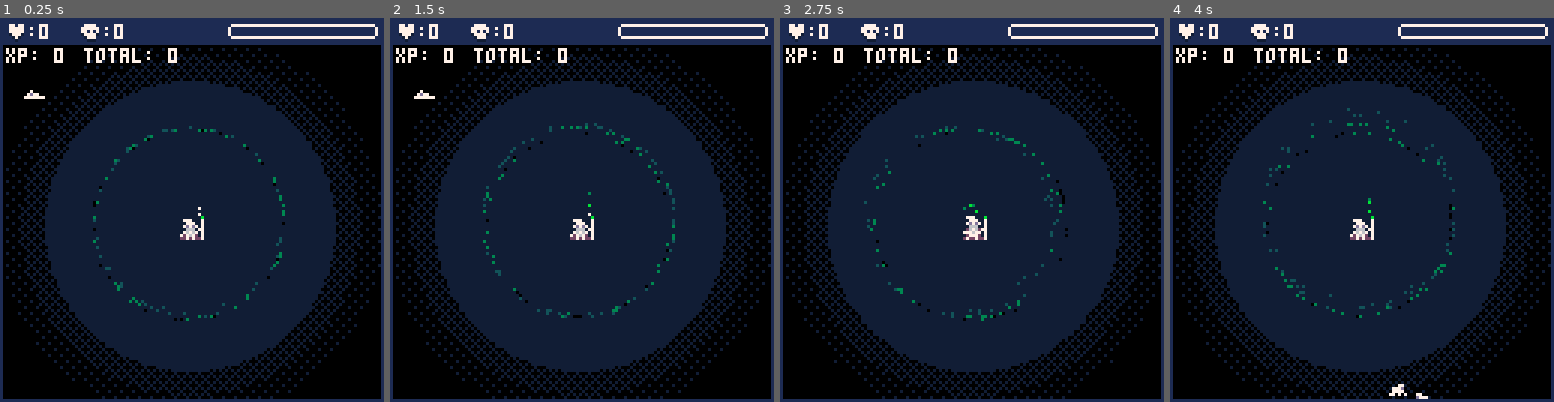
Above: before the commit, frames 1-4 (left to right).
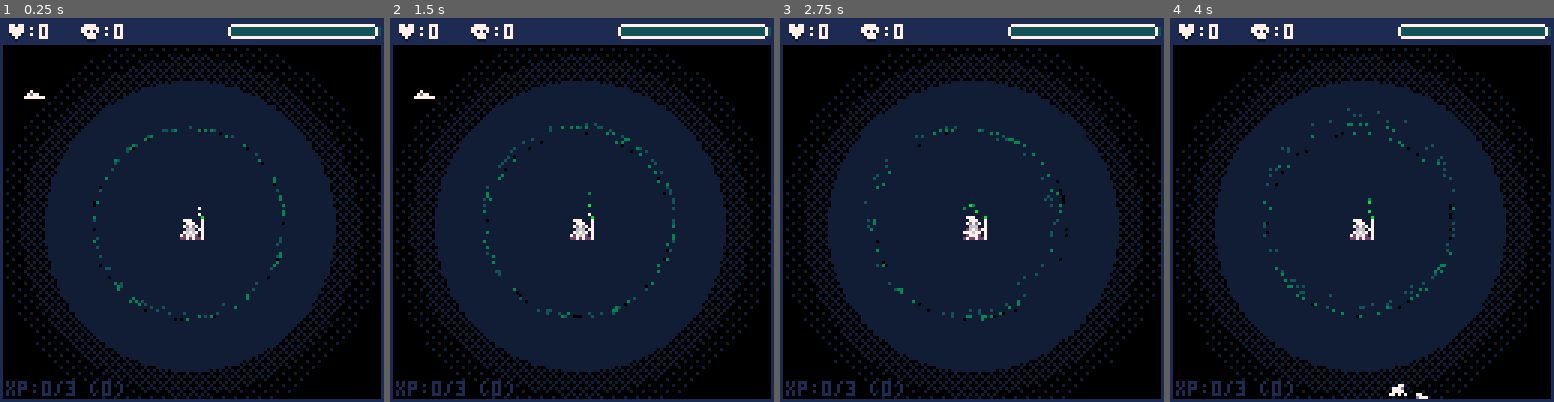
Above: after the commit, the same moments.

Repository: manyweare/heals-p8
Game: PICO-8 cartridge healers.p8
Two runs of this game, one before a commit and one after it. Both use one fixed random seed, a clock stepped at 60 frames per second and the inputs below.
Inputs:
- Up to frame 1 (0.25 s): no input
- Up to frame 2 (1.5 s): tap X (X key) at 0.33, 1.07 s; tap O (Z key) at 0.7 s
- Up to frame 3 (2.75 s): hold Right 1.6-2.1 s; tap O (Z key) at 1.7, 2.1, 2.5 s; tap X (X key) at 1.85 s; hold Up 2.15-2.42 s; hold Right from 2.47 s (still down)
- Up to frame 4 (4 s): tap O (Z key) at 2.9, 3.3, 3.7 s; tap X (X key) at 2.97 s; release Right at 3.03 s; hold Left 3.08-3.58 s; hold Down 3.63-3.97 s

The runs differ from the first frame. In frame 1, 1.9% of the frame differs, in the area x 1-100%, y 2-99%; in frame 2, 1.9%; in frame 3, 1.9%; in frame 4, 1.9%.

Commit message:
Added sfx

Diff:
--- a/entities.lua
+++ b/entities.lua
@@ -104,7 +104,7 @@
 	if e.frame == 1 then
 		healed += 1
 		addxp(1)
-		sfx(sfxt.win)
+		sfx(sfxt.healed)
 	end
 	if e.frame <= 45 then
 		if (e.frame % 5 == 0) then
--- a/fx.lua
+++ b/fx.lua
@@ -55,11 +55,11 @@
 end
 
 function lvlup_fx()
-	for i = 0, 3 do
+	for i = 0, 1 do
 		add_fx(
 			p.x + rnd(7),
 			p.y + p.h,
-			15 + rnd(5),
+			20 + rnd(10),
 			0,
 			rnd(1) - 1.3,
 			rnd(1) + 1,
--- a/heals.lua
+++ b/heals.lua
@@ -100,6 +100,7 @@
 	add(heals, h)
 	heal_entity(h.tgt, h.pwr)
 	heal_fx(h.tx, h.ty + 3, hclr, 3)
+	sfx(sfxt.heal)
 end
 
 function heal_entity(e, hpwr)
--- a/hud.lua
+++ b/hud.lua
@@ -16,7 +16,8 @@
 	hud.y = cam.y
 	hud.dead = dead
 	hud.healed = healed
-	hud.xp = (p.curxp / xpmax) * 100
+	hud.xpw = 50
+	hud.xp = (p.curxp / xpmax) * hud.xpw
 end
 
 function draw_hud()
@@ -31,11 +32,12 @@
 	d_xp_bar()
 	-- --border
 	rect(hud.x, hud.y, hud.x + 127, hud.y + 127, 1)
-	print("xp: " .. tostr(p.curxp), hud.x + 2, hud.y + 10, 7)
-	print("total: " .. tostr(p.totalxp), hud.x + 2 + 26, hud.y + 10, 7)
+	print("xp:" .. tostr(p.curxp) .. "/" .. tostr(xpmax) .. " (" .. tostr(p.totalxp) .. ")", hud.x + 2, hud.y + 121, 1)
+	-- print("t:" .. tostr(p.totalxp), hud.x + 2 + 32, 115, 7)
 end
 
 function d_xp_bar()
+	rectfill(hud.x + 76, hud.y + 3, hud.x + 76 + hud.xpw, hud.y + 5, 15)
 	rectfill(hud.x + 76, hud.y + 3, hud.x + 76 + hud.xp, hud.y + 5, 11)
-	rrect(hud.x + 76, hud.y + 2, 50, 5, 1, 7)
+	rrect(hud.x + 76, hud.y + 2, hud.xpw, 5, 1, 7)
 end
--- a/main.lua
+++ b/main.lua
@@ -69,12 +69,14 @@
 	xpmax = flr(xpmax * 1.5)
 	p.lvl += 1
 	lvlanim = 1
+	sfx(-1)
+	sfx(sfxt.lvlup)
 end
 
 function draw_lvlup()
 	if lvlanim > 0 then
 		lvlup_fx()
-		print("lvl up!", p.x - 8, p.y + 10, 7)
+		-- print("lvl up!", p.x - 8, p.y + 10, 7)
 		lvlanim += 1
 		if (lvlanim > 60) lvlanim = 0
 	end
--- a/sound.lua
+++ b/sound.lua
@@ -1,5 +1,7 @@
 --sound
 sfxt = {
+    heal = 4,
     thud = 1,
-    win = 2
+    healed = 2,
+    lvlup = 3
 }
Not shown, changed: the sound effects (__sfx__) section of healers.p8
